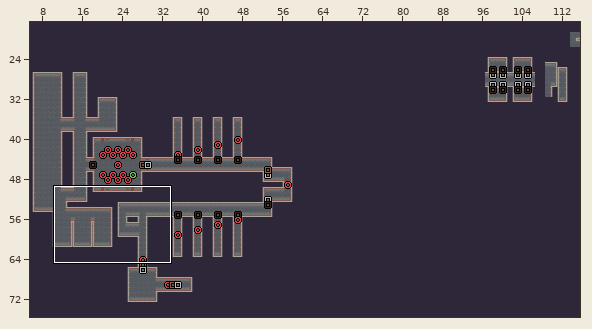
LDtk project, stored at assets/maps/game_map.ldtk. The picture above shows the old version from afar; the outline marks the close-up.
Close-up. Old version:
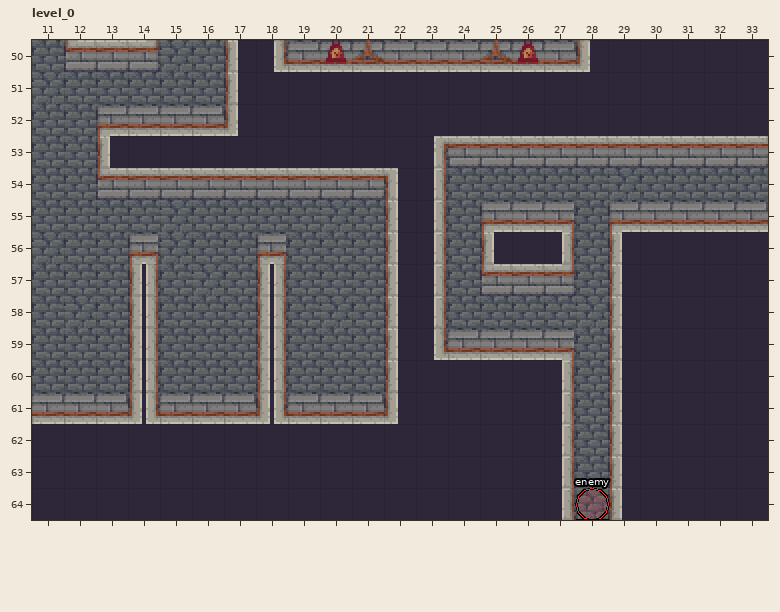
Cells are 16x16 px. Shown: level_0 x 11..33, y 50..64. The commit also changed other parts of the map, which this record leaves out.
New version:
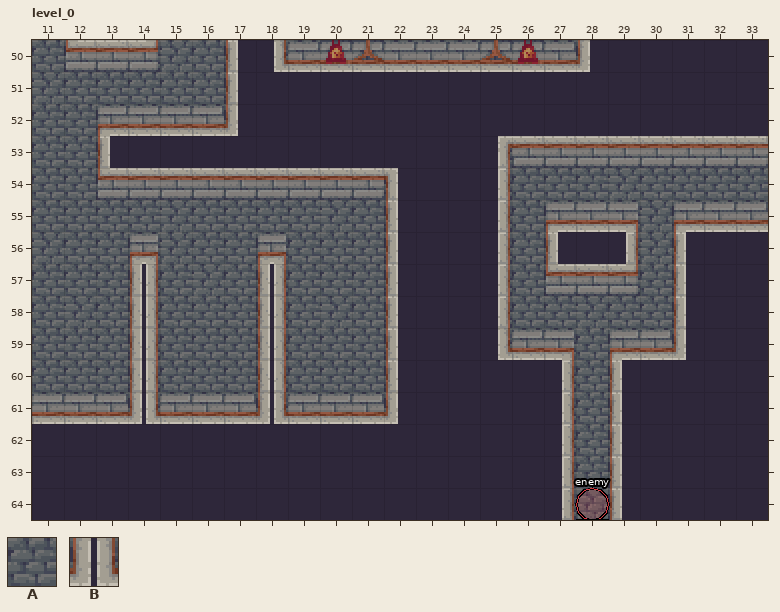
Key: from "layout": A 1 "Floor", B 2 "Wall".
_ is an empty cell.
Change:
Layer "layout":
The author changed tile B to tile A in row 55 at x 26 and 30; in row 57 at x 26; in row 58 at x 29.
Tile A now appears in row 56 at x 26 and 30; in rows 57 to 58 at x 30.
The author changed tile A to tile B in row 54 at x 25; in row 55 at x 28; in row 57 at x 28; in row 58 at x 25.
Tile B now appears in rows 56 to 58 at x 31; in row 59 at x 30 to 31.
The edit erases tile A in rows 54 to 55 at x 24; in row 56 at x 24 and 28; in rows 57 to 58 at x 24.
The edit erases tile B in row 53 at x 23 to 24; in rows 54 to 58 at x 23; in row 59 at x 23 to 24.
